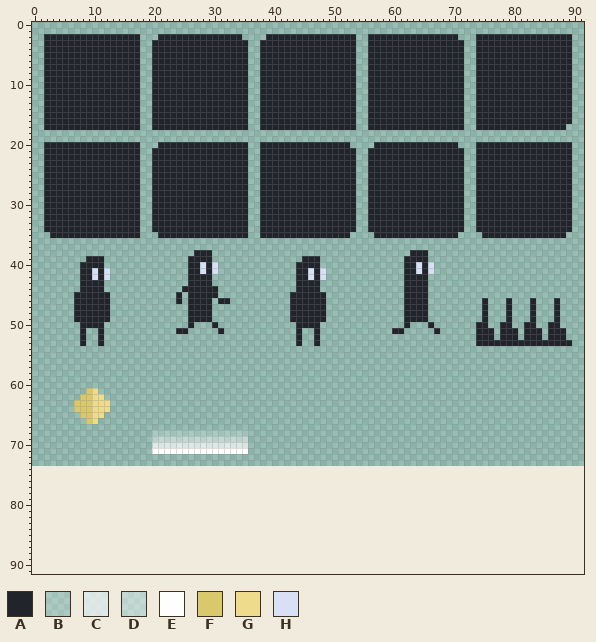
Sprite sheet, stored at data/img/atlas.png. This is how it looked before the edit.
The file is 92x74 pixels. Pixels under 10% opacity are left out. Colours within 5 levels of each other are drawn and written as one. The old version is drawn lined up with the new one, on the new canvas.
Palette (. is transparent): A #21242a  B #fafafa34  C #fafafab8  D #fdfdfd6f  E #fefefe  F #d9c96c  G #eedc8c  H #d7e0f4
Pixels before (only the part around the change), first column x 0:
52 ........A..A................................A..A..........................AAA.AAA.AAA.AAA...
53 ........A..A................................A..A..........................AAAAAAAAAAAAAAAA..
54 ............................................................................................
55 ............................................................................................
56 ............................................................................................
57 ............................................................................................
58 ............................................................................................
59 ............................................................................................
60 ............................................................................................
61 .........FG.................................................................................
62 ........FFGG................................................................................
63 .......FFFGGG...............................................................................
64 .......FFFGGG...............................................................................
65 ........FFGG................................................................................
66 .........FG.................................................................................
67 ............................................................................................
68 ....................BBBBBBBBBBBBBBBB........................................................
69 ....................DDDDDDDDDDDDDDDD........................................................
70 ....................CCCCCCCCCCCCCCCC........................................................
71 ....................EEEEEEEEEEEEEEEE........................................................
72 ............................................................................................
73 ............................................................................................
74 ............................................................................................
75 ............................................................................................
76 ............................................................................................
77 ............................................................................................
78 ............................................................................................
79 ............................................................................................
80 ............................................................................................
81 ............................................................................................
82 ............................................................................................
83 ............................................................................................
84 ............................................................................................
85 ............................................................................................
86 ............................................................................................
87 ............................................................................................
88 ............................................................................................
89 ............................................................................................
90 ............................................................................................
91 ............................................................................................
After:
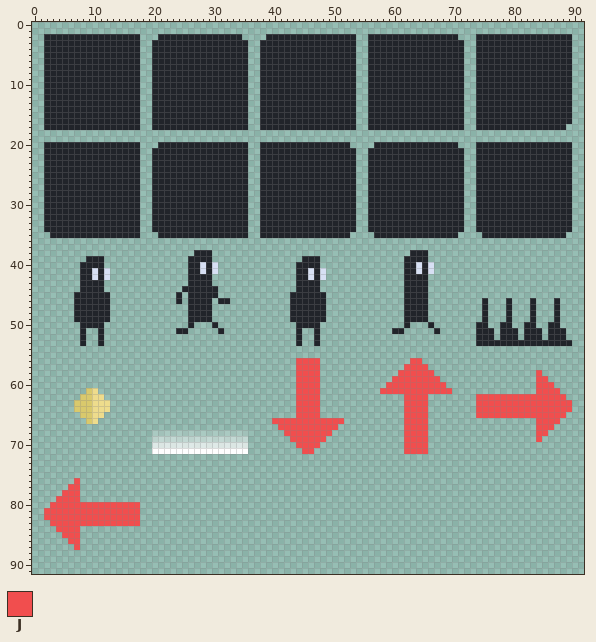
Colours new in this view: J #f14e4e
Change:
canvas 92x74 -> 92x92
There is now colour J in row 56 at x 44 to 47 and 63 to 64; in row 57 at x 44 to 47 and 62 to 65; in row 58 at x 44 to 47, 61 to 66 and 84; in row 59 at x 44 to 47, 60 to 67 and 84 to 85; in row 60 at x 44 to 47, 59 to 68 and 84 to 86; in row 61 at x 44 to 47, 58 to 69 and 84 to 87.
There is now colour J in row 62 at x 44 to 47, 62 to 65 and 74 to 88; in rows 63 to 64 at x 44 to 47, 62 to 65 and 74 to 89; in row 65 at x 44 to 47, 62 to 65 and 74 to 88; in row 66 at x 40 to 51, 62 to 65 and 84 to 87; in row 67 at x 41 to 50, 62 to 65 and 84 to 86; in row 68 at x 42 to 49, 62 to 65 and 84 to 85.
There is now colour J in row 69 at x 43 to 48, 62 to 65 and 84; in row 70 at x 44 to 47 and 62 to 65; in row 71 at x 45 to 46 and 62 to 65; in row 76 at x 7; in row 77 at x 6 to 7; in row 78 at x 5 to 7.
There is now colour J in row 79 at x 4 to 7; in row 80 at x 3 to 17; in rows 81 to 82 at x 2 to 17; in row 83 at x 3 to 17; in row 84 at x 4 to 7; in row 85 at x 5 to 7.
There is now colour J in row 86 at x 6 to 7; in row 87 at x 7.
Changed places in both pictures, as pixel boxes (x1, y1, x2, y2):
added: (272, 358, 344, 454)
added: (380, 358, 572, 454)
added: (44, 478, 140, 550)
